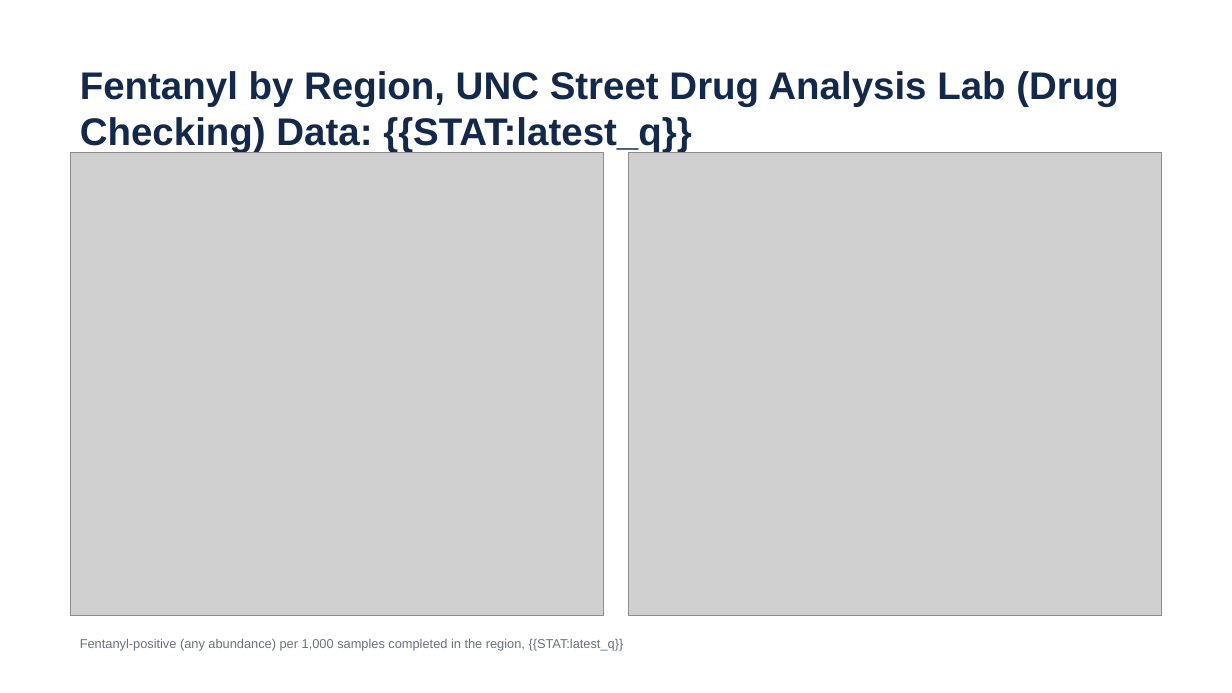
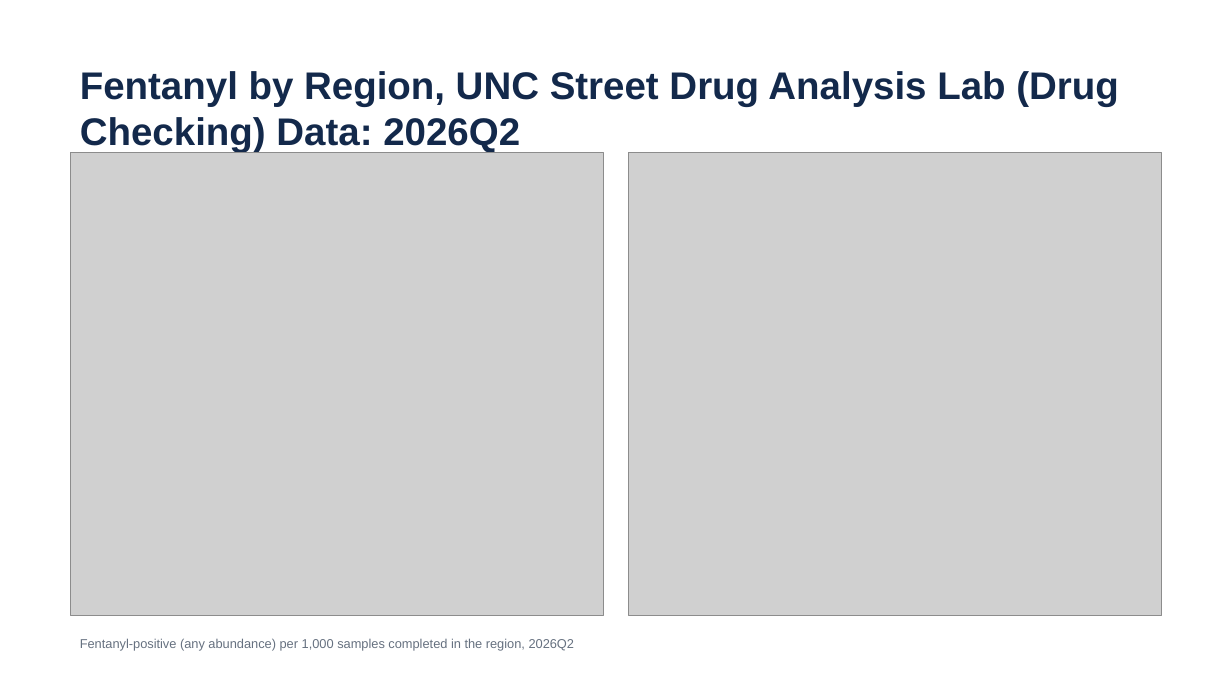
Before and after one commit to opioiddatalab/ncslides, a slide deck: slide 46 of docs/nc-drug-checking-latest.pptx. Drawn at 1232x693 pixels with LibreOffice and Linux fonts; fonts in the diff are those of the drawing; grey boxes stand for pictures. Boxes give left, top, right and bottom in pixels: in the first picture for what was removed or moved away, otherwise in the second. Text is boxed around its words. In the diff, an @@ line names an element or a change of style, - is before the commit and + after.

```diff
--- a/docs/nc-drug-checking-latest.pptx
+++ b/docs/nc-drug-checking-latest.pptx
@@ text at box(80, 71, 1119, 153): text changed @@
-Fentanyl by Region, UNC Street Drug Analysis Lab (Drug Checking) Data: {{STAT:latest_q}}
+Fentanyl by Region, UNC Street Drug Analysis Lab (Drug Checking) Data: 2026Q2
@@ text at box(80, 638, 575, 651): text changed @@
-Fentanyl-positive (any abundance) per 1,000 samples completed in the region, {{STAT:latest_q}}
+Fentanyl-positive (any abundance) per 1,000 samples completed in the region, 2026Q2
```
Also in this commit, not shown: 36 other slides changed, 7 slides added, 7 slides removed, 5 other files.
